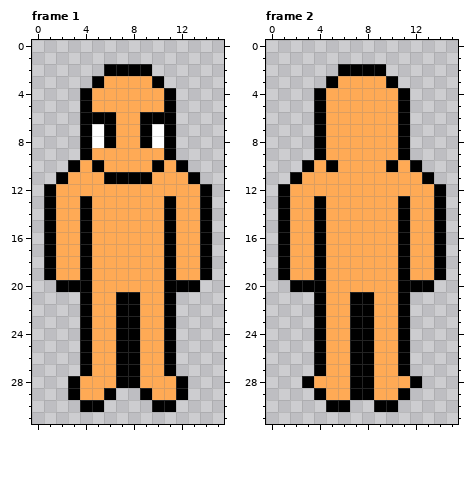
Two states of a pixel-art file, Assets/Asprite/Prism_Male.aseprite. The first picture shows the starting point.
16x32 pixels, 3 frames. Shown: frame 1, frame 2. The commit also changed other frames, which this record leaves out.
And afterwards:
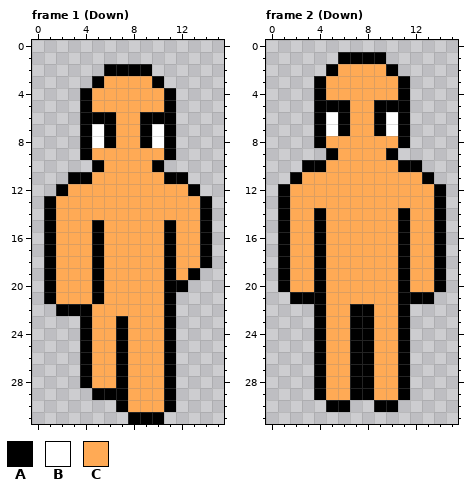
Palette (. is transparent): A #000000  B #ffffff  C #ffaa55
The exact change:
Frame 1 (Down):
The edit adds colour A in rows 20 to 21 at x 1; in row 22 at x 2 to 3; in rows 29 to 30 at x 7; in row 31 at x 8 to 10.
Colour C gives way to colour A in row 11 at x 3 to 4 and 11 to 12; in row 12 at x 2 and 13; in rows 15 to 18 at x 5; in row 19 at x 5 and 13; in rows 20 to 21 at x 5; in row 28 at x 4 and 11.
Colour C gives way to colour A in row 29 at x 5 and 11.
The edit adds colour C in row 21 at x 2 to 3; in row 29 at x 8; in row 30 at x 8 to 9.
Colour A gives way to colour C in row 11 at x 6 to 9; in rows 13 to 14 at x 4 and 11; in rows 15 to 19 at x 4; in row 20 at x 2 to 4; in row 21 at x 4 and 7 to 8; in row 22 at x 7 to 8.
Colour A gives way to colour C in rows 23 to 28 at x 8; in row 29 at x 9; in row 30 at x 10.
The edit erases colour A in row 10 at x 3 and 12; in row 11 at x 2 and 13; in row 12 at x 1 and 14; in row 19 at x 14; in row 20 at x 13; in rows 28 to 29 at x 3 and 12.
The edit erases colour A in row 30 at x 4 to 5.
The edit erases colour C in row 10 at x 4 and 11; in row 29 at x 4.
Frame 2 (Down):
The edit adds colour A in row 1 at x 6 to 9; in row 2 at x 5 and 10; in row 3 at x 4 and 11; in row 20 at x 1 and 14; in row 21 at x 2 to 3 and 12 to 13.
Colour C gives way to colour A in row 5 at x 5 to 6 and 9 to 10; in rows 6 to 7 at x 6 and 9; in row 9 at x 5 and 10; in row 10 at x 4 and 11; in row 28 at x 4 and 11.
Colour C gives way to colour B in rows 6 to 7 at x 5 and 10.
Colour A gives way to colour C in row 2 at x 6 to 9; in row 3 at x 5 and 10; in row 10 at x 5 and 10; in row 13 at x 4 and 11; in row 20 at x 2 to 3 and 12 to 13; in row 21 at x 7 to 8.
The edit erases colour A in row 9 at x 4 and 11; in row 28 at x 3 and 12.
Pixel boxes of the changes (left, top, right, bottom) in both pictures:
changed: (44, 160, 212, 424)
changed: (314, 52, 410, 208)
changed: (278, 280, 374, 304)
changed: (410, 280, 446, 304)
changed: (302, 376, 326, 388)
changed: (398, 376, 422, 388)
